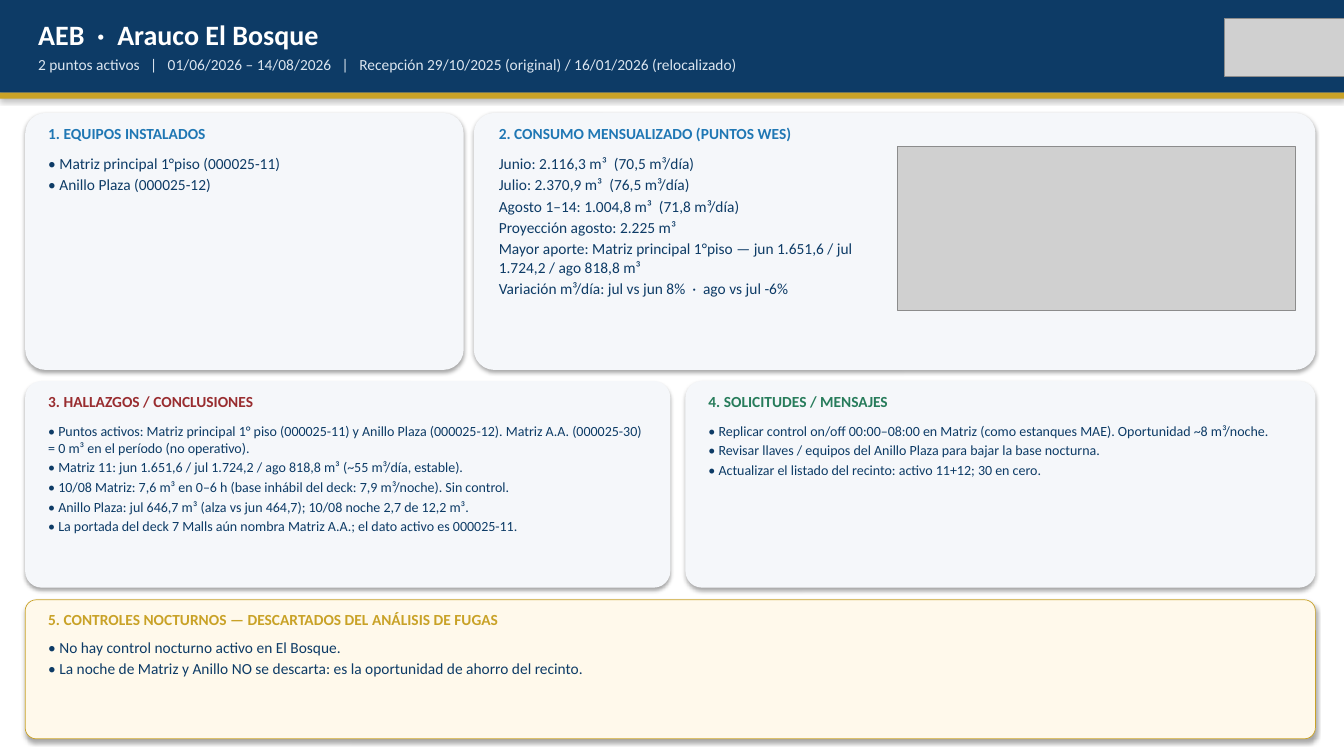
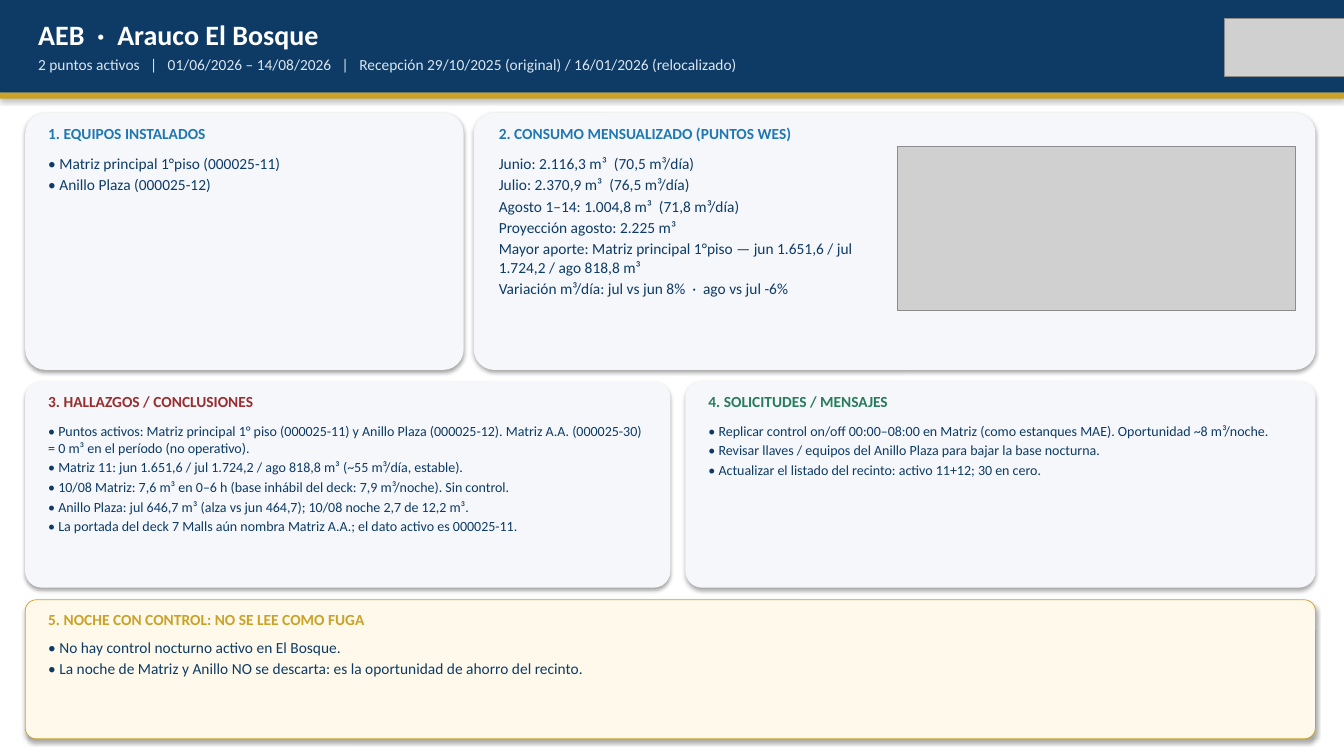
Before and after one commit to anibaloperacionesWes/wes-scripts, a slide deck: slide 7 of reports/Parque_Arauco/TMP_7MALLS/entrega_diego_anibal/Fichas_ejecutivas_Parque_Arauco_20260814.pptx. Drawn at 1344x756 pixels with LibreOffice and Linux fonts; fonts in the diff are those of the drawing; grey boxes stand for pictures. Boxes give left, top, right and bottom in pixels: in the first picture for what was removed or moved away, otherwise in the second. Text is boxed around its words. In the diff, an @@ line names an element or a change of style, - is before the commit and + after.

```diff
--- a/reports/Parque_Arauco/TMP_7MALLS/entrega_diego_anibal/Fichas_ejecutivas_Parque_Arauco_20260814.pptx
+++ b/reports/Parque_Arauco/TMP_7MALLS/entrega_diego_anibal/Fichas_ejecutivas_Parque_Arauco_20260814.pptx
@@ text at (x1=48, y1=615, x2=364, y2=625): text changed @@
-5. CONTROLES NOCTURNOS — DESCARTADOS DEL ANÁLISIS DE FUGAS
+5. NOCHE CON CONTROL: NO SE LEE COMO FUGA
```
Also in this commit, not shown: 9 other slides changed, 3 other files.
